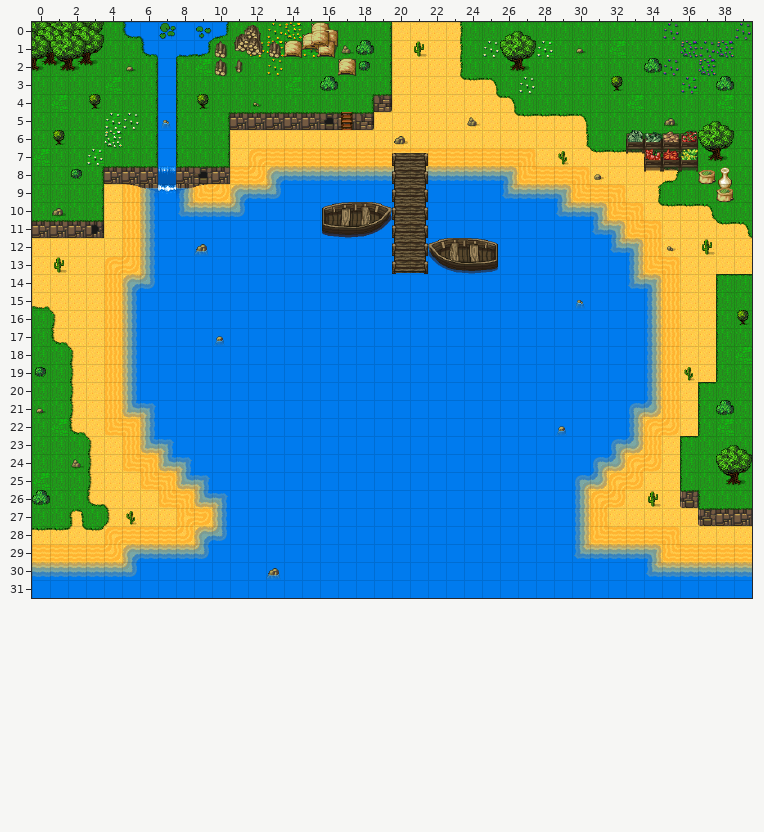
Tiled map -- map2.tmx. Above is the file before it was changed.
Cells are 32x32 px. Shown: x 0..39, y 0..31.
Once edited:
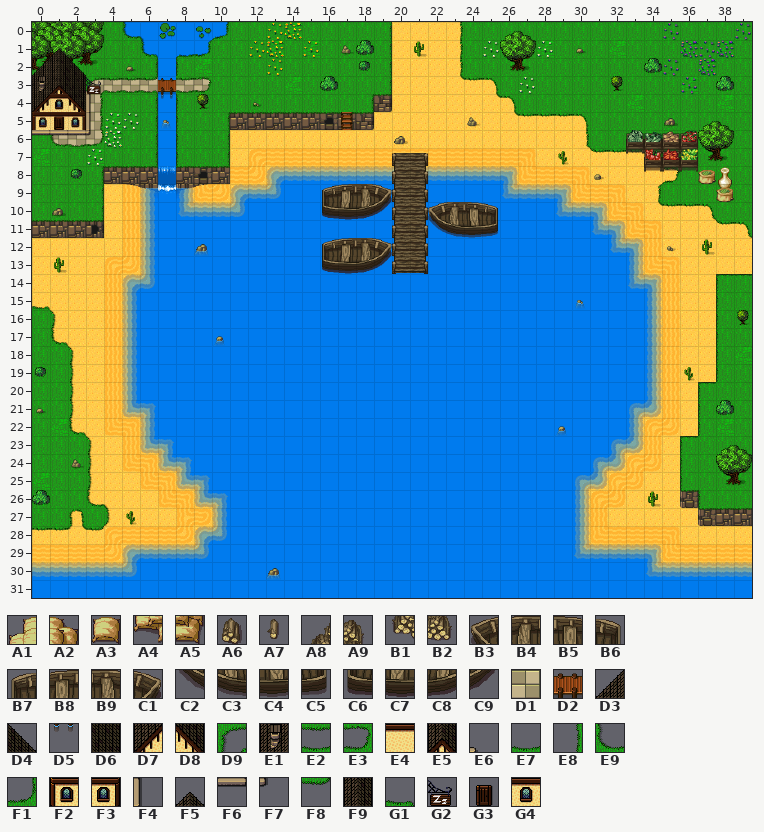
Key: from "PathAndObjects": A1 137, A2 138, A3 139, A4 153, A5 154, A6 165, A7 166, A8 183, A9 184, B1 199, B2 200, B3 224, B4 225, B5 226, B6 227, B7 228, B8 229, B9 230, C1 231, C2 240, C3 241, C4 242, C5 243, C6 244, C7 245, C8 246, C9 247; from "Slates v.2 [32x32px orthogonal": D1 125, D2 245, D3 262, D4 263, D5 302, D6 319, D7 372, D8 373, D9 396, E1 540, E2 565, E3 566, E4 645, E5 653, E6 662, E7 676, E8 677, E9 678, F1 679, F2 700, F3 702, F4 718, F5 767, F6 773, F7 774, F8 789, F9 823, G1 901, G2 999, G3 1116, G4 1209.
__ is an empty cell.
Tiles of an added or newly shown layer are drawn over the layers below it.
Commit message: mise a jour de la carte
From old to new:
Layer "Quete 2 Ressource/quete 2" (now hidden):
y 0: x 11..12 A8 A9 -> __ __; x 15..16 A1 A2 -> __ __
y 1: x 10..16 A6 B1 B2 A6 A3 A4 A5 -> __ __ __ __ __ __ __
y 2: x 10..11 A6 A7 -> __ __; x 17 A3 -> __
Layer "Quete 3 quai/Boat":
y 9: x 16..19 __ __ __ __ -> B7 B8 B9 C1
y 10: x 16..19 B7 B8 B9 C1 -> C6 C7 C8 C9; x 22..25 __ __ __ __ -> B3 B4 B5 B6
y 11: x 16..19 C6 C7 C8 C9 -> __ __ __ __; x 22..25 __ __ __ __ -> C2 C3 C4 C5
y 12: x 16..19 __ __ __ __ -> B7 B8 B9 C1; x 22..25 B3 B4 B5 B6 -> __ __ __ __
y 13: x 16..19 __ __ __ __ -> C6 C7 C8 C9; x 22..25 C2 C3 C4 C5 -> __ __ __ __
Layer "quete 5 barraquement/chemin" (added):
y 3: x 3..6 __ __ __ __ -> D1 D1 D1 D1; x 8..9 __ __ -> D1 D1
y 4..5: x 3 __ -> D1
y 6: x 1..3 __ __ __ -> D1 D1 D1
Layer "quete 5 barraquement/chemin herbe" (added):
y 3: x 3..6 __ __ __ __ -> D9 E2 E2 G1; x 8..9 __ __ -> E2 E3
y 4..5: x 3 __ -> E8
y 6: x 1..3 __ __ __ -> E9 E7 F1
Layer "quete 5 barraquement/barraqement" (added):
y 1: x 1 __ -> F5
y 2: x 0..2 __ __ __ -> D3 F9 D4
y 3: x 0..3 __ __ __ __ -> E1 E5 D6 E6; x 6..7 __ __ -> F8 D2
y 4: x 0..3 __ __ __ __ -> D7 G4 D8 F4; x 7 __ -> D5
y 5: x 0..3 __ __ __ __ -> F2 E4 F3 F4
y 6: x 0..3 __ __ __ __ -> F6 F6 F6 F7
Layer "quete 5 barraquement/Barraquement 2" (added):
y 3: x 3 __ -> G2
y 5: x 1 __ -> G3
